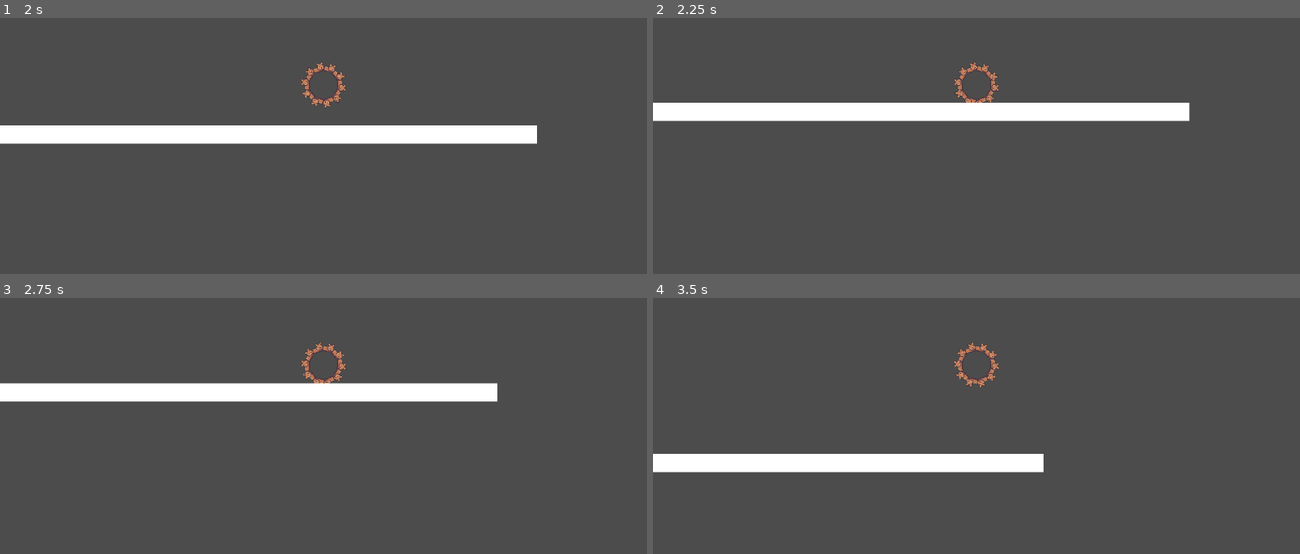
Above: before the commit, frames 1-4 (two rows, left to right).
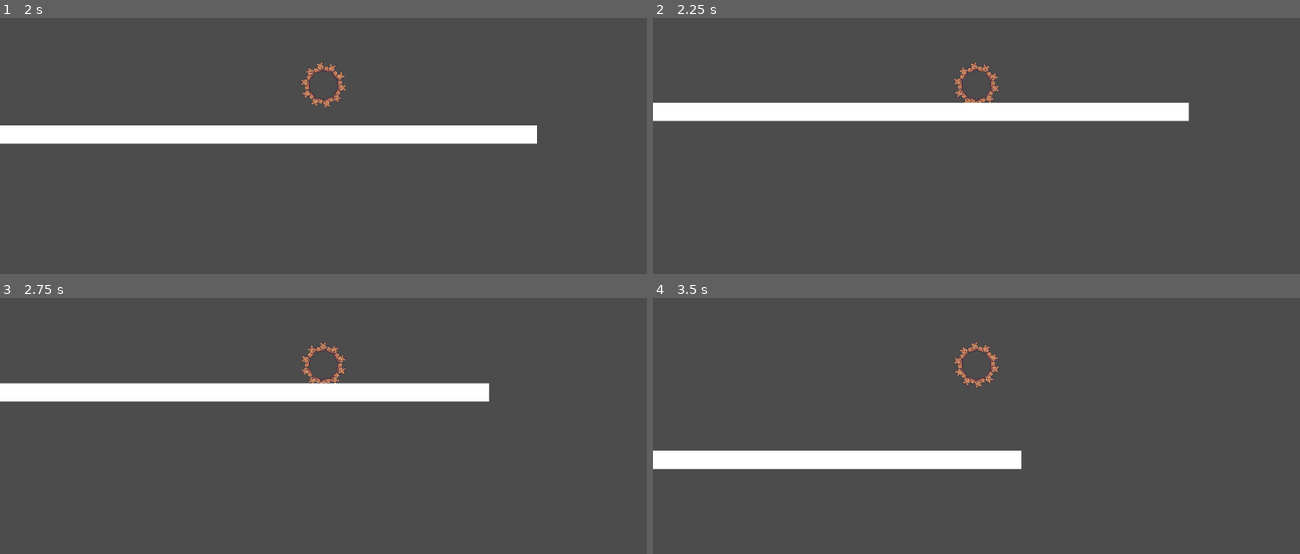
Above: after the commit, the same moments.

Repository: MichaelBelousov/optt-multiplayer-jam
Game: Godot game, scene res://src/test.tscn
Same seed, same stepped clock (60 frames per second), same inputs: the game is played once before the commit and once after it.
Inputs:
- Up to frame 1 (2 s): hold D (move_right) 0.53-1.28 s; hold A (move_left) from 1.28 s (still down)
- Up to frame 2 (2.25 s): release A (move_left) at 2.03 s; hold D (move_right) from 2.03 s (still down)
- Up to frame 3 (2.75 s): keep holding D (move_right)
- Up to frame 4 (3.5 s): release D (move_right) at 2.78 s; hold W (move_up) from 2.78 s (still down)

Frame 1 is identical in both runs. In frame 2, 0.2% of the frame differs, in the area x 46-83%, y 17-41%; in frame 3, 0.4%; in frame 4, 2.2%, in the area x 0-61%, y 17-69%.

Commit message:
export physics constants

Diff:
--- a/src/hamster_wheel.gd
+++ b/src/hamster_wheel.gd
@@ -1,9 +1,9 @@
 extends RigidBody2D
 
 
-const BASE_RADIUS := 3
-const BASE_IMPULSE := 50
-const JUMP_FORCE := 1
+export var BASE_RADIUS := 3.0
+export var BASE_IMPULSE := 50.0
+export var JUMP_FORCE := 1.0
 
 export var Hamster: PackedScene
 
